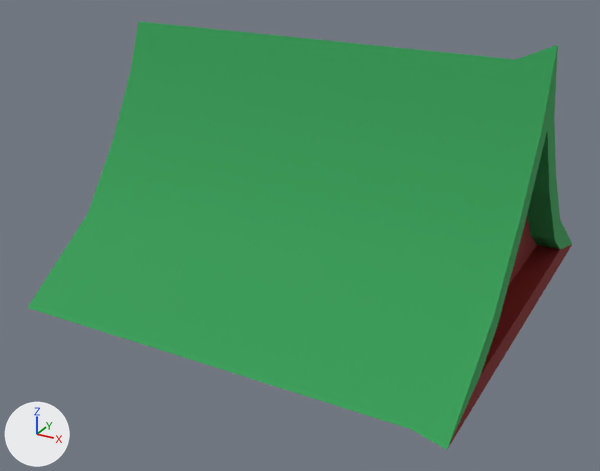
What one commit did to the FBX model Assets/Palace_WIP/PalaceDormer.FBX.
Camera for both pictures: a camera (50 mm lens) standing at (10.95, -13.84, 9.69) and looking at (6.11, -5.05, 5.29). The lights are fixed; the arrows at lower left show +X, +Y and +Z. Where no turn or scale is listed for an object, it has been applied to the vertices.

In view in the first picture: 'Dormer'.
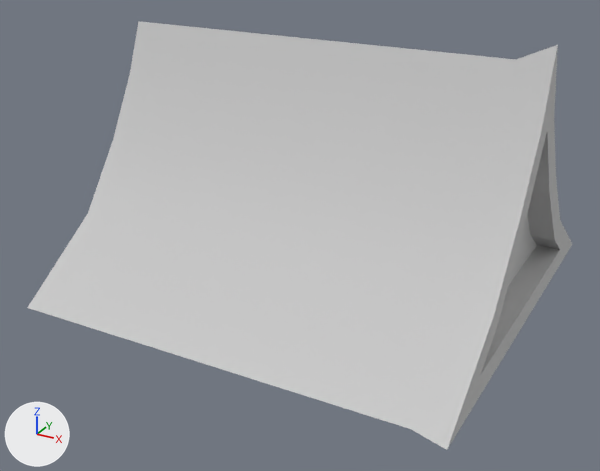
Where the change shows, as pixel boxes (x1, y1, x2, y2) in the pictures (600 x 471 px):
part 1 of me_mesh, recoloured (green to grey): (27, 21, 572, 450) in both
part 2 of me_mesh, recoloured: (448, 215, 572, 448) in both

Diff of the bpy script that builds the scene:
```diff
--- a/Assets/Palace_WIP/PalaceDormer.FBX.py
+++ b/Assets/Palace_WIP/PalaceDormer.FBX.py
@@ mat_09___default @@
+mat_09___default = principled_material('09 - Default')
+mat_09___default.base_color = (0.588, 0.588, 0.588)  # light grey #cacaca
+mat_09___default.roughness = 0.859
@@ me_mesh @@
 me_mesh.from_pydata(...)  # 51 vertices, 42 faces; spans x -1.74..4.0, y -0.79..4.79, z 0.0..3.46
 # used by ob_dormer; location = (5.02, -6.56, 4.5)
+# me_mesh part 1: all 29 faces that had it switch from mat_03___default (green #2e9c53) to mat_09___default (light grey #cacaca)
+# me_mesh part 2: all 13 faces that had it switch from mat_07___default (dark red #7a0000) to mat_09___default (light grey #cacaca)
```
